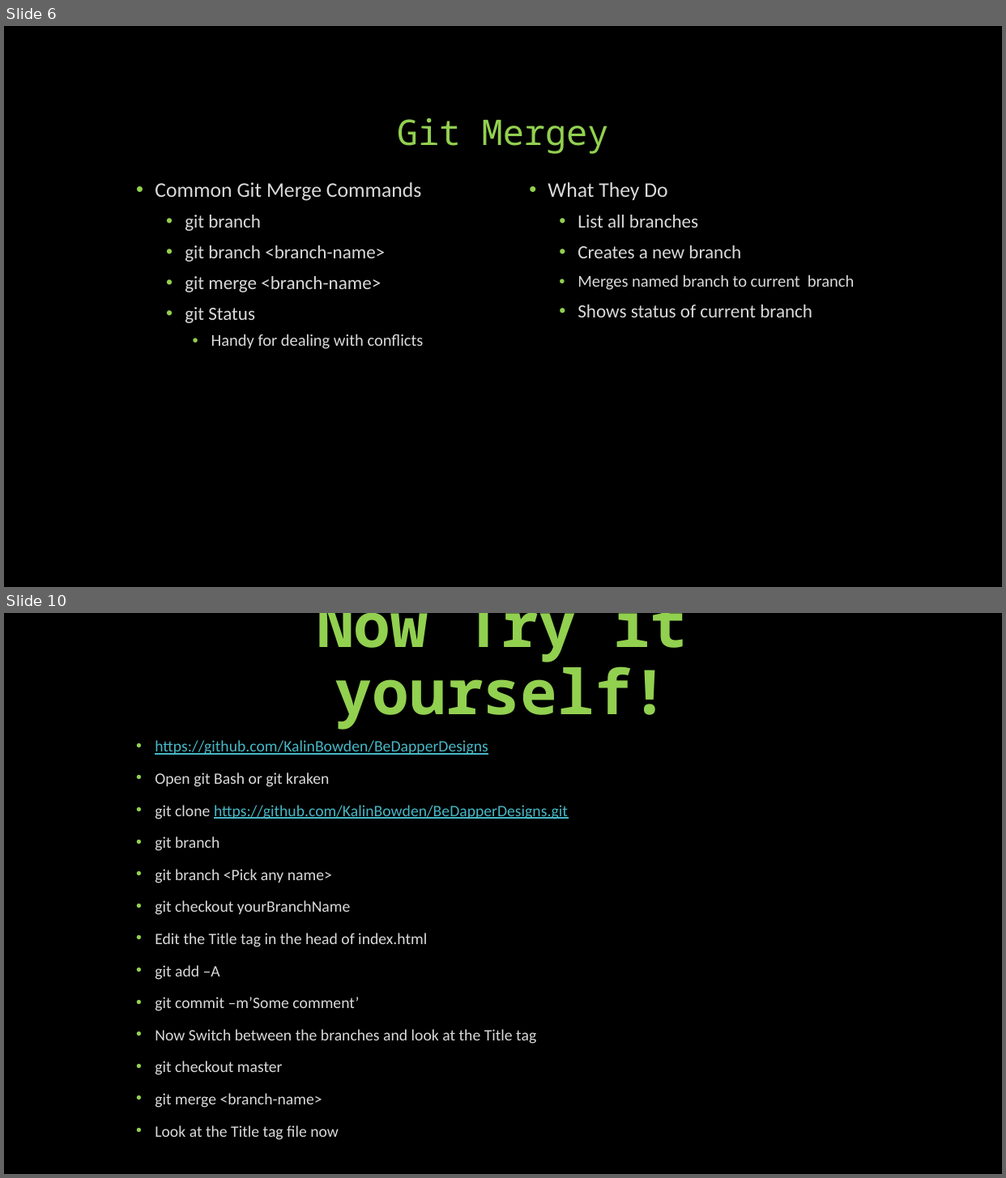
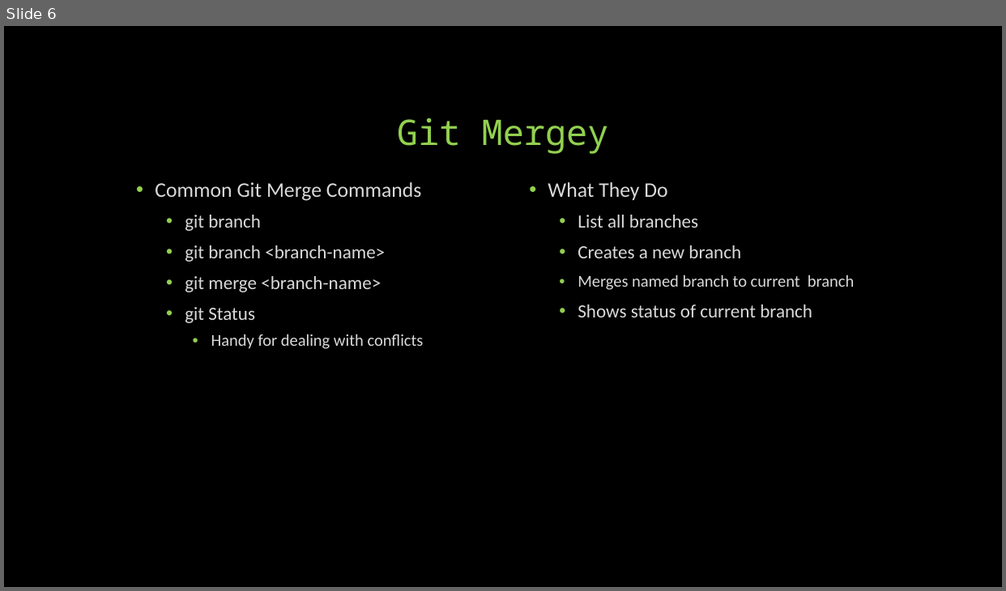
Before and after one commit to KalinBowden/BeDapperDesigns, a slide deck: GIT HUB Branching & Merging.pptx. Shown one above the other, each under a label of ours: slides 6 and 10 before the commit, slide 6 after it; the slides between them are not shown. The pictures are 1006x1178 and 1006x591 pixels, drawn with LibreOffice and Linux fonts; fonts in the diff are those of the drawing. Boxes give left, top, right and bottom in pixels: in the first picture for what was removed or moved away, otherwise in the second. Text is boxed around its words. In the diff, an @@ line names an element or a change of style, - is before the commit and + after.

```diff
--- a/GIT HUB Branching & Merging.pptx
+++ b/GIT HUB Branching & Merging.pptx
@@ slide 10 removed at [4, 613, 1002, 1174], background #000000 @@
@@ title removed at [317, 613, 687, 730] @@
-Now Try it yourself!
@@ text removed at [155, 740, 568, 1140] @@
-• https://github.com/KalinBowden/BeDapperDesigns
-• Open git Bash or git kraken
-• git clone https://github.com/KalinBowden/BeDapperDesigns.git
-• git branch
-• git branch <Pick any name>
-• git checkout yourBranchName
-• Edit the Title tag in the head of index.html
-• git add –A
-• git commit –m’Some comment’
-• Now Switch between the branches and look at the Title tag
-• git checkout master
-• git merge <branch-name>
-• Look at the Title tag file now
```
Also in this commit, not shown: 2 slides changed, 3 other slides removed.
